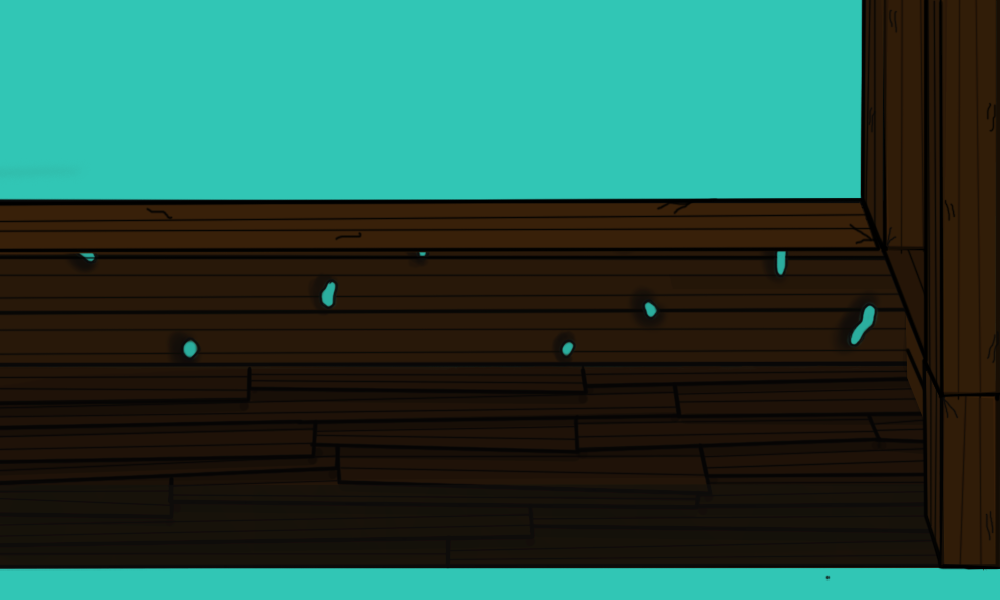
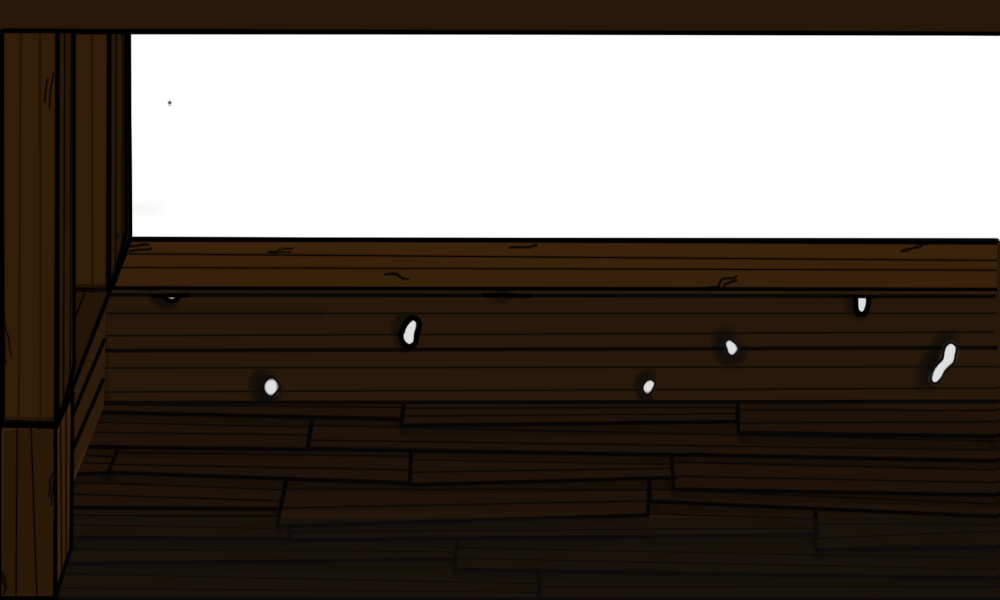
Layered file, before and after one edit (w=1000, h=600). Changes by layer:
renamed "direk yeni" to "hava", painted on it over <box>0,0,1000,600</box>
removed layer "Arka Plan" over <box>0,0,1000,600</box>
